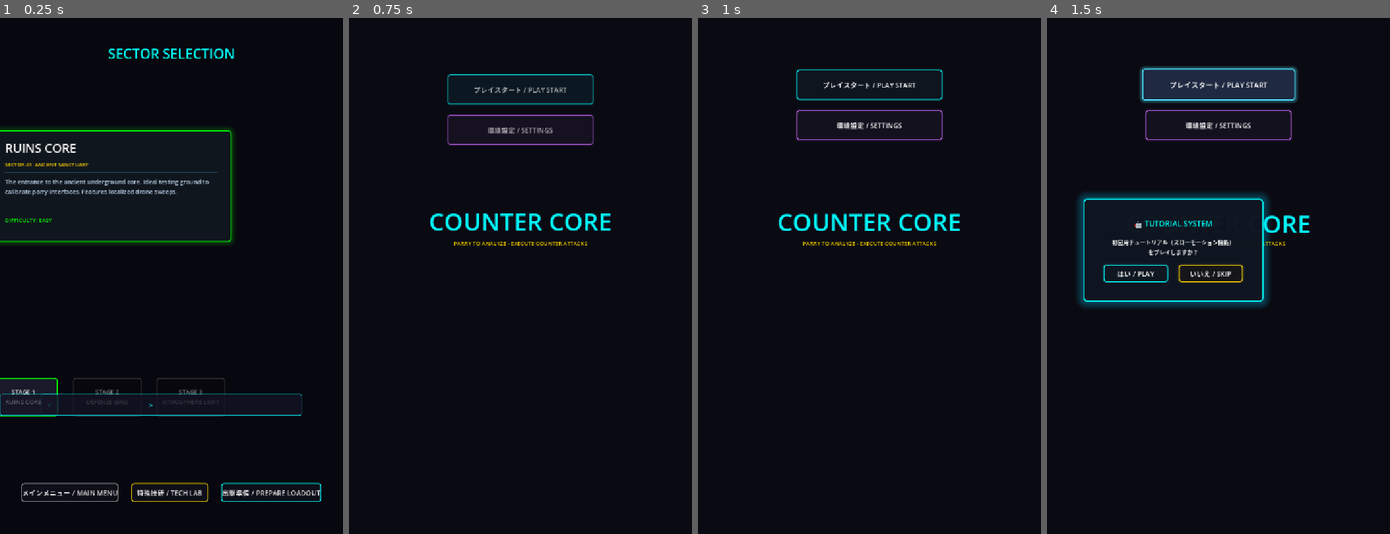
Above: before the commit, frames 1-4 (left to right).
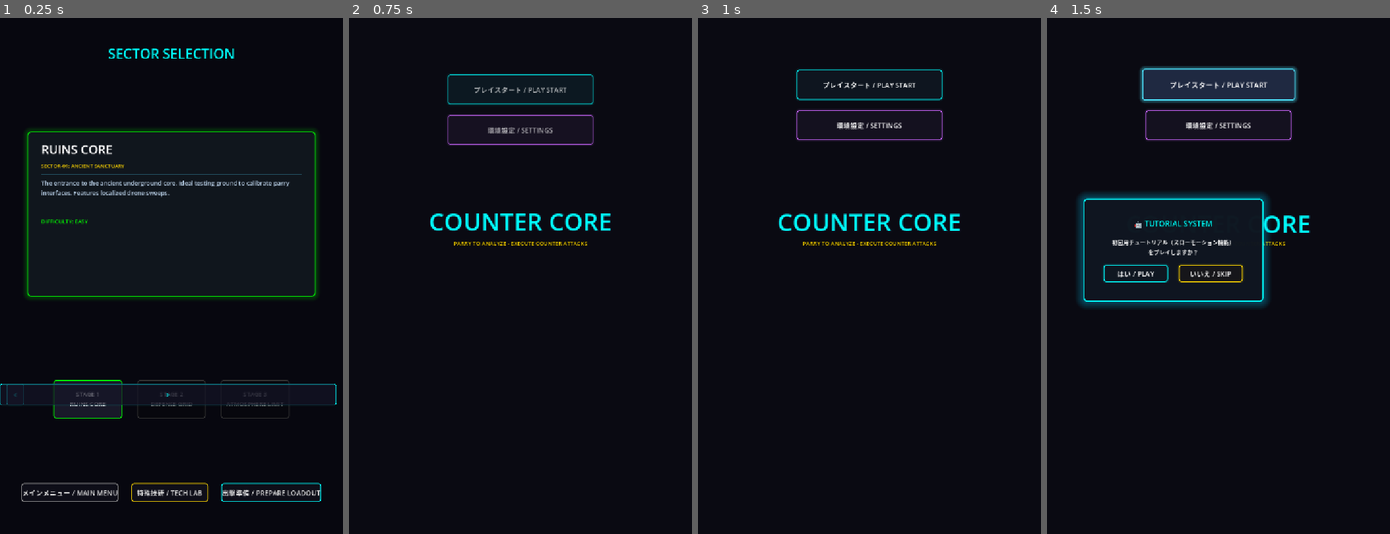
Above: after the commit, the same moments.

Repository: prapro-ou/-HP
Game: Godot game, scene res://game/core/stage_selection.tscn
The game is run twice, just before and just after one commit, with the same random seed, the same clock (stepped at 60 frames per second) and the same inputs. This scene is started directly instead of the project's main scene.
Inputs:
- Up to frame 1 (0.25 s): no input
- Up to frame 2 (0.75 s): click "メインメニュー / MAIN MENU" at 0.5 s
- Up to frame 3 (1 s): no input
- Up to frame 4 (1.5 s): click "プレイスタート / PLAY START" at 1.25 s

The runs differ from the first frame. In frame 1, 6.2% of the frame differs, in the area x 0-99%, y 21-78%; in frame 2, nothing differs; in frame 3, nothing differs; in frame 4, nothing differs.

Commit message:
feat: implement settings aspect ratio selection and refactor layouts to be fully responsive

Diff:
--- a/game/core/global.gd
+++ b/game/core/global.gd
@@ -57,6 +57,7 @@
 var screen_shake: bool = true
 var window_mode: int = 0 # 0: Windowed, 1: Fullscreen, 2: Borderless Windowed
 var window_scale: float = 1.0 # 0.5, 0.75, 1.0, 1.25, 1.5
+var aspect_ratio: int = 0 # 0: 2:3, 1: 3:4, 2: 9:16
 var vsync: bool = true
 
 func _ready() -> void:
@@ -148,6 +149,7 @@
 	config.set_value("audio", "sfx_volume", sfx_volume)
 	config.set_value("display", "window_mode", window_mode)
 	config.set_value("display", "window_scale", window_scale)
+	config.set_value("display", "aspect_ratio", aspect_ratio)
 	config.set_value("display", "vsync", vsync)
 	config.set_value("gameplay", "screen_shake", screen_shake)
 	config.save(SETTINGS_PATH)
@@ -160,6 +162,7 @@
 		sfx_volume = config.get_value("audio", "sfx_volume", 80.0)
 		window_mode = config.get_value("display", "window_mode", 0)
 		window_scale = config.get_value("display", "window_scale", 1.0)
+		aspect_ratio = config.get_value("display", "aspect_ratio", 0)
 		vsync = config.get_value("display", "vsync", true)
 		screen_shake = config.get_value("gameplay", "screen_shake", true)
 
@@ -192,8 +195,15 @@
 
 	# Scale settings (only applied when windowed)
 	if window_mode == 0 or window_mode == 2:
+		var target_h = int(1200 * window_scale)
 		var target_w = int(800 * window_scale)
-		var target_h = int(1200 * window_scale)
+		match aspect_ratio:
+			0: # 2:3
+				target_w = int(800 * window_scale)
+			1: # 3:4
+				target_w = int(900 * window_scale)
+			2: # 9:16
+				target_w = int(675 * window_scale)
 		DisplayServer.window_set_size(Vector2i(target_w, target_h))
 
 	# V-Sync
--- a/game/core/loadout_selection.gd
+++ b/game/core/loadout_selection.gd
@@ -190,16 +190,17 @@
 
 	# 3. Main VBox Container for configuration elements
 	var main_vbox = VBoxContainer.new()
-	main_vbox.anchor_left = 0.5
-	main_vbox.anchor_top = 0.44
-	main_vbox.anchor_right = 0.5
-	main_vbox.anchor_bottom = 0.44
+	main_vbox.anchor_left = 0.08
+	main_vbox.anchor_top = 0.12
+	main_vbox.anchor_right = 0.92
+	main_vbox.anchor_bottom = 0.88
 	main_vbox.grow_horizontal = Control.GROW_DIRECTION_BOTH
 	main_vbox.grow_vertical = Control.GROW_DIRECTION_BOTH
-	main_vbox.custom_minimum_size = Vector2(700, 720)
-	main_vbox.offset_left = -350
-	main_vbox.offset_top = -360
-	main_vbox.add_theme_constant_override("separation", 24)
+	main_vbox.offset_left = 0
+	main_vbox.offset_right = 0
+	main_vbox.offset_top = 0
+	main_vbox.offset_bottom = 0
+	main_vbox.add_theme_constant_override("separation", 18)
 	add_child(main_vbox)
 
 	# --- SECTION 1: PRIMARY WEAPON ---
@@ -208,12 +209,14 @@
 	p_grid.columns = 3
 	p_grid.add_theme_constant_override("h_separation", 15)
 	p_grid.add_theme_constant_override("v_separation", 10)
+	p_grid.size_flags_horizontal = Control.SIZE_EXPAND_FILL
 	p_sec.add_child(p_grid)
 
 	for w in primary_weapons:
 		var btn = Button.new()
 		btn.text = w.name.split(" ")[-1] if w.name.split(" ").size() > 1 else w.name
-		btn.custom_minimum_size = Vector2(210, 48)
+		btn.custom_minimum_size = Vector2(80, 44)
+		btn.size_flags_horizontal = Control.SIZE_EXPAND_FILL
 		p_grid.add_child(btn)
 		primary_buttons[w.id] = btn
 
@@ -229,12 +232,14 @@
 	var s_sec = create_section_vbox("DEFENSIVE SHIELD SYSTEM (シールド選択)", main_vbox)
 	var s_grid = HBoxContainer.new()
 	s_grid.add_theme_constant_override("separation", 18)
+	s_grid.size_flags_horizontal = Control.SIZE_EXPAND_FILL
 	s_sec.add_child(s_grid)
 
 	for s in shields:
 		var btn = Button.new()
 		btn.text = s.name.split(" ")[0]
-		btn.custom_minimum_size = Vector2(210, 48)
+		btn.custom_minimum_size = Vector2(80, 44)
+		btn.size_flags_horizontal = Control.SIZE_EXPAND_FILL
 		s_grid.add_child(btn)
 		shield_buttons[s.id] = btn
 		btn.pressed.connect(func(): select_item("shield", s.id))
@@ -245,12 +250,14 @@
 	var c_sec = create_section_vbox("COUNTER SYSTEM UPGRADE (反撃兵装)", main_vbox)
 	var c_grid = HBoxContainer.new()
 	c_grid.add_theme_constant_override("separation", 18)
+	c_grid.size_flags_horizontal = Control.SIZE_EXPAND_FILL
 	c_sec.add_child(c_grid)
 
 	for c in counter_weapons:
 		var btn = Button.new()
 		btn.text = c.name.split(" ")[-1] if c.id != "none" else "STANDARD"
-		btn.custom_minimum_size = Vector2(210, 48)
+		btn.custom_minimum_size = Vector2(80, 44)
+		btn.size_flags_horizontal = Control.SIZE_EXPAND_FILL
 		c_grid.add_child(btn)
 		counter_buttons[c.id] = btn
 
@@ -264,7 +271,8 @@
 
 	# --- DESCRIPTION CARD PANEL ---
 	desc_panel = PanelContainer.new()
-	desc_panel.custom_minimum_size = Vector2(700, 180)
+	desc_panel.custom_minimum_size = Vector2(0, 160)
+	desc_panel.size_flags_horizontal = Control.SIZE_EXPAND_FILL
 	main_vbox.add_child(desc_panel)
 
 	var sb_desc = StyleBoxFlat.new()
--- a/game/core/main_menu.gd
+++ b/game/core/main_menu.gd
@@ -32,6 +32,7 @@
 # Settings UI inputs
 var mode_option: OptionButton
 var scale_option: OptionButton
+var aspect_option: OptionButton
 var vsync_check: CheckButton
 var shake_check: CheckButton
 var master_slider: HSlider
@@ -261,6 +262,15 @@
 	scale_option.custom_minimum_size = Vector2(200, 32)
 	grid_display.add_child(scale_option)
 
+	# Aspect Ratio
+	grid_display.add_child(create_label("画面縦横比 (Aspect Ratio):"))
+	aspect_option = OptionButton.new()
+	aspect_option.add_item("縦長 2:3 (標準)", 0)
+	aspect_option.add_item("縦長 3:4", 1)
+	aspect_option.add_item("縦長 9:16 (極細)", 2)
+	aspect_option.custom_minimum_size = Vector2(200, 32)
+	grid_display.add_child(aspect_option)
+
 	# VSync
 	grid_display.add_child(create_label("垂直同期 (V-Sync):"))
 	vsync_check = CheckButton.new()
@@ -357,6 +367,7 @@
 	# Connect signals
 	mode_option.item_selected.connect(_on_display_mode_changed)
 	scale_option.item_selected.connect(_on_display_scale_changed)
+	aspect_option.item_selected.connect(_on_display_aspect_changed)
 	vsync_check.toggled.connect(func(t): Global.vsync = t)
 	shake_check.toggled.connect(func(t): Global.screen_shake = t)
 
@@ -660,11 +671,15 @@
 	else:
 		scale_option.selected = 2 # 1.0x default
 
+	aspect_option.selected = Global.aspect_ratio
+
 	# Disable resolution selection if in fullscreen
 	if Global.window_mode == 1:
 		scale_option.disabled = true
+		aspect_option.disabled = true
 	else:
 		scale_option.disabled = false
+		aspect_option.disabled = false
 
 	vsync_check.button_pressed = Global.vsync
 	shake_check.button_pressed = Global.screen_shake
@@ -708,8 +723,10 @@
 	Global.window_mode = idx
 	if idx == 1:
 		scale_option.disabled = true
+		aspect_option.disabled = true
 	else:
 		scale_option.disabled = false
+		aspect_option.disabled = false
 	Global.apply_display()
 
 func _on_display_scale_changed(idx: int) -> void:
@@ -718,6 +735,10 @@
 		1: Global.window_scale = 0.75
 		2: Global.window_scale = 1.0
 		3: Global.window_scale = 1.25
+	Global.apply_display()
+
+func _on_display_aspect_changed(idx: int) -> void:
+	Global.aspect_ratio = idx
 	Global.apply_display()
 
 func _on_reset_btn_pressed() -> void:
--- a/game/core/stage_selection.gd
+++ b/game/core/stage_selection.gd
@@ -135,15 +135,16 @@
 
 	# 3. Main Center Cards container for active details
 	detail_panel = PanelContainer.new()
-	detail_panel.anchor_left = 0.5
-	detail_panel.anchor_top = 0.38
-	detail_panel.anchor_right = 0.5
-	detail_panel.anchor_bottom = 0.38
+	detail_panel.anchor_left = 0.08
+	detail_panel.anchor_top = 0.22
+	detail_panel.anchor_right = 0.92
+	detail_panel.anchor_bottom = 0.54
 	detail_panel.grow_horizontal = Control.GROW_DIRECTION_BOTH
 	detail_panel.grow_vertical = Control.GROW_DIRECTION_BOTH
-	detail_panel.custom_minimum_size = Vector2(560, 260)
-	detail_panel.offset_left = -280
-	detail_panel.offset_top = -130
+	detail_panel.offset_left = 0
+	detail_panel.offset_right = 0
+	detail_panel.offset_top = 0
+	detail_panel.offset_bottom = 0
 	add_child(detail_panel)
 
 	var sb = StyleBoxFlat.new()
@@ -210,15 +211,16 @@
 
 	# 4. Stage list scroll container at the bottom
 	var list_panel = Panel.new()
-	list_panel.anchor_left = 0.5
-	list_panel.anchor_top = 0.76
-	list_panel.anchor_right = 0.5
-	list_panel.anchor_bottom = 0.76
+	list_panel.anchor_left = 0.08
+	list_panel.anchor_top = 0.64
+	list_panel.anchor_right = 0.92
+	list_panel.anchor_bottom = 0.84
 	list_panel.grow_horizontal = Control.GROW_DIRECTION_BOTH
 	list_panel.grow_vertical = Control.GROW_DIRECTION_BOTH
-	list_panel.custom_minimum_size = Vector2(600, 120)
-	list_panel.offset_left = -300
-	list_panel.offset_top = -60
+	list_panel.offset_left = 0
+	list_panel.offset_right = 0
+	list_panel.offset_top = 0
+	list_panel.offset_bottom = 0
 	add_child(list_panel)
 
 	var sb_list = StyleBoxEmpty.new()
@@ -285,9 +287,9 @@
 	prev_btn = Button.new()
 	prev_btn.text = "<"
 	prev_btn.custom_minimum_size = Vector2(40, 50)
-	prev_btn.anchor_left = 0.12
-	prev_btn.anchor_top = 0.76
-	prev_btn.anchor_bottom = 0.76
+	prev_btn.anchor_left = 0.02
+	prev_btn.anchor_top = 0.74
+	prev_btn.anchor_bottom = 0.74
 	prev_btn.grow_vertical = Control.GROW_DIRECTION_BOTH
 	prev_btn.offset_top = -25
 	add_child(prev_btn)
@@ -297,9 +299,9 @@
 	next_btn = Button.new()
 	next_btn.text = ">"
 	next_btn.custom_minimum_size = Vector2(40, 50)
-	next_btn.anchor_right = 0.88
-	next_btn.anchor_top = 0.76
-	next_btn.anchor_bottom = 0.76
+	next_btn.anchor_right = 0.98
+	next_btn.anchor_top = 0.74
+	next_btn.anchor_bottom = 0.74
 	next_btn.grow_vertical = Control.GROW_DIRECTION_BOTH
 	next_btn.offset_top = -25
 	add_child(next_btn)
--- a/game/core/tech_lab.gd
+++ b/game/core/tech_lab.gd
@@ -64,16 +64,17 @@
 
 	# 2. Main lab container
 	var vbox = VBoxContainer.new()
-	vbox.anchor_left = 0.5
-	vbox.anchor_top = 0.46
-	vbox.anchor_right = 0.5
-	vbox.anchor_bottom = 0.46
+	vbox.anchor_left = 0.08
+	vbox.anchor_top = 0.08
+	vbox.anchor_right = 0.92
+	vbox.anchor_bottom = 0.92
 	vbox.grow_horizontal = Control.GROW_DIRECTION_BOTH
 	vbox.grow_vertical = Control.GROW_DIRECTION_BOTH
-	vbox.custom_minimum_size = Vector2(700, 780)
-	vbox.offset_left = -350
-	vbox.offset_top = -390
-	vbox.add_theme_constant_override("separation", 24)
+	vbox.offset_left = 0
+	vbox.offset_right = 0
+	vbox.offset_top = 0
+	vbox.offset_bottom = 0
+	vbox.add_theme_constant_override("separation", 18)
 	add_child(vbox)
 
 	# Title Section
@@ -90,8 +91,8 @@
 
 	# HUD Panel for Tech Points
 	var hud_panel = PanelContainer.new()
-	hud_panel.custom_minimum_size = Vector2(500, 60)
-	hud_panel.size_flags_horizontal = Control.SIZE_SHRINK_CENTER
+	hud_panel.custom_minimum_size = Vector2(300, 50)
+	hud_panel.size_flags_horizontal = Control.SIZE_EXPAND_FILL
 	vbox.add_child(hud_panel)
 
 	var sb_hud = StyleBoxFlat.new()
@@ -153,16 +154,17 @@
 
 	# --- SECTION 2: WEAPONS ANALYSIS & RESEARCH ---
 	var wp_sec = create_section_vbox("WEAPONS TECHNOLOGY HARVEST (自武器の解放)", vbox)
-	var wp_hbox = HBoxContainer.new()
-	wp_hbox.add_theme_constant_override("separation", 24)
-	wp_sec.add_child(wp_hbox)
+	var wp_vbox = VBoxContainer.new()
+	wp_vbox.add_theme_constant_override("separation", 10)
+	wp_vbox.size_flags_horizontal = Control.SIZE_EXPAND_FILL
+	wp_sec.add_child(wp_vbox)
 
 	# Plasma weapon card
 	var plasma_card = create_weapon_research_card(
 		"PLASMA EMITTER",
 		"Deploys unstable thermal plasma fields that deal continuous damage. Requires high thermal data.",
 		"ANALYSIS COST: 40 TP",
-		wp_hbox
+		wp_vbox
 	)
 	plasma_btn = plasma_card.unlock_button
 	plasma_btn.pressed.connect(func(): unlock_weapon("plasma_emitter", 40))
@@ -172,7 +174,7 @@
 		"KINETIC TACKLE",
 		"Deploys high-impulse ship thruster rams. Directly crashes targets via hull impact.",
 		"ANALYSIS COST: 50 TP",
-		wp_hbox
+		wp_vbox
 	)
 	tackle_btn = tackle_card.unlock_button
 	tackle_btn.pressed.connect(func(): unlock_weapon("kinetic_tackle", 50))
@@ -302,7 +304,7 @@
 func create_weapon_research_card(w_name: String, w_desc: String, cost_text: String, parent: Node) -> WeaponCardNodes:
 	var card = PanelContainer.new()
 	card.size_flags_horizontal = Control.SIZE_EXPAND_FILL
-	card.custom_minimum_size = Vector2(320, 150)
+	card.custom_minimum_size = Vector2(0, 110)
 	parent.add_child(card)
 
 	var sb = StyleBoxFlat.new()
@@ -340,7 +342,8 @@
 	var desc_lbl = Label.new()
 	desc_lbl.text = w_desc
 	desc_lbl.autowrap_mode = TextServer.AUTOWRAP_WORD_SMART
-	desc_lbl.custom_minimum_size = Vector2(250, 44)
+	desc_lbl.custom_minimum_size = Vector2(0, 36)
+	desc_lbl.size_flags_horizontal = Control.SIZE_EXPAND_FILL
 	var d_set = LabelSettings.new()
 	d_set.font_size = 11
 	d_set.font_color = Color(0.6, 0.7, 0.8)
